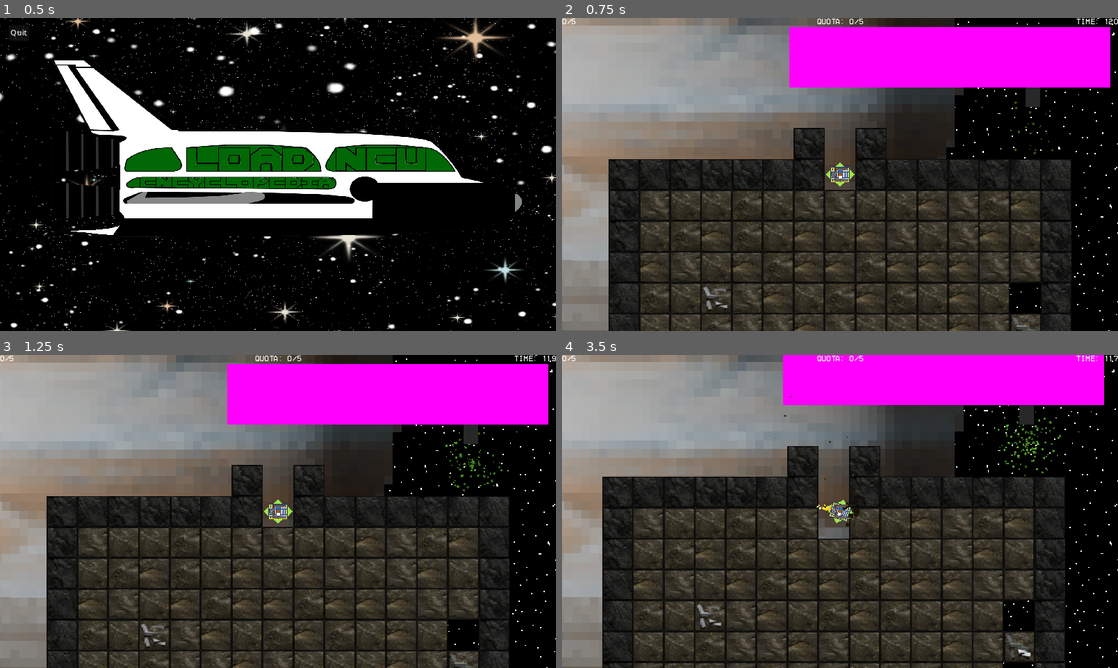
Above: before the commit, frames 1-4 (two rows, left to right).
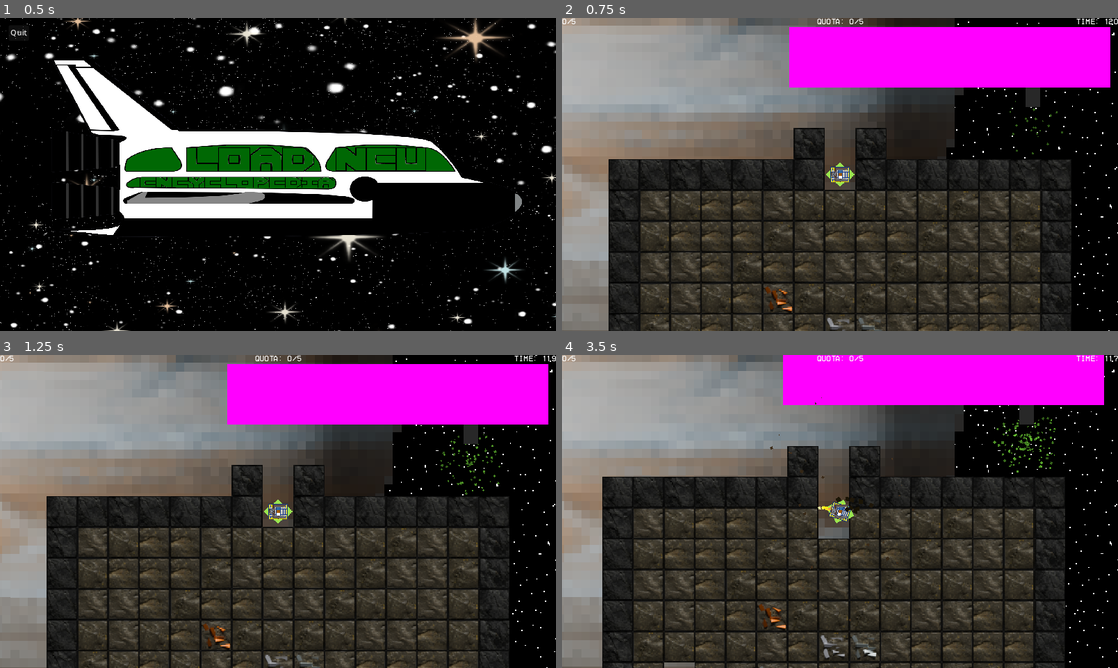
Above: after the commit, the same moments.

Repository: MissionToPsyche-Iridium/iridium_21q_web_game-csu
Game: Godot game, scene res://Menus/menus.tscn
Two runs of this game, one before a commit and one after it. Both use one fixed random seed, a clock stepped at 60 frames per second and the inputs below.
Inputs (mouse positions are in pixels of both pictures, inside the frame that each line leads up to):
- Up to frame 1 (0.5 s): no input
- Up to frame 2 (0.75 s): click "New" at 0.5 s
- Up to frame 3 (1.25 s): no input
- Up to frame 4 (3.5 s): move the mouse to (962, 495) at 1.27 s; hold D (right) 1.28-2.03 s; tap Space (Leave) at 1.35, 2.1, 2.85 s; move the mouse to (728, 527) at 2.02 s; hold S (down) 2.03-2.78 s; move the mouse to (895, 442) at 2.77 s; hold D (right) from 2.78 s (still down)

Frame 1 is identical in both runs. In frame 2, 5.6% of the frame differs, in the area x 8-92%, y 26-100%; in frame 3, 5.8%; in frame 4, 6.7%, in the area x 7-91%, y 13-100%.

Commit message:
Magnet Booster
Added another item called Magnet Booster.

Diff:
--- /dev/null
+++ b/Assets/items/Passive/MagnetBooster.gd
@@ -0,0 +1,14 @@
+class_name MagnetBooster
+extends Item
+
+func _init() -> void:
+	name = "Magnet Booster"
+	tooltip = "Your ores move toward you faster."
+	effecttext = ["[color=purple]+30%[/color] Pickup Speed"]
+	rarity = 1
+	sprite = null  # Assign a proper sprite in the scene
+	maxstacks = 5  # Allow multiple boosters to stack
+	price = 10
+
+func on_get():
+	Dronestats.pickup_speed_multiplier *= 1.5  # Increase pickup speed by 50%
--- a/Assets/items/base/itemdict.gd
+++ b/Assets/items/base/itemdict.gd
@@ -9,6 +9,7 @@
 	passives.append(SharpeningWheel.new())
 	passives.append(WeightedCoin.new())
 	passives.append(Turbo.new())
+	passives.append(MagnetBooster.new())
 
 func get_item(index: int) -> Item:
 	var item: Item = passives[0] #If something goes very wrong with the code, lucky egg is used to stop errors.
